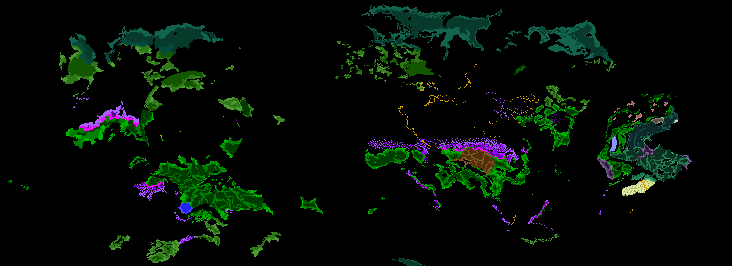
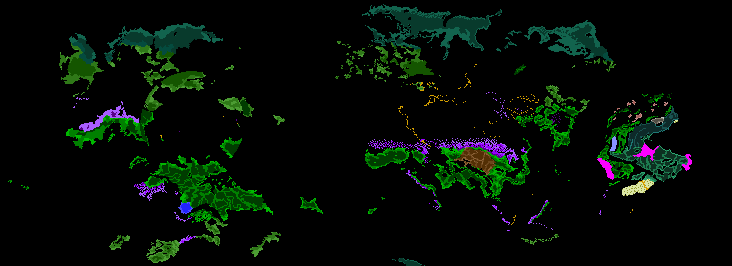
Layered file, before and after one edit (732px x 266px). Changes by layer:
added layer "2" above "trees.bmp" over [597, 133, 692, 184]
painted on "trees.bmp" over [27, 6, 692, 221]
